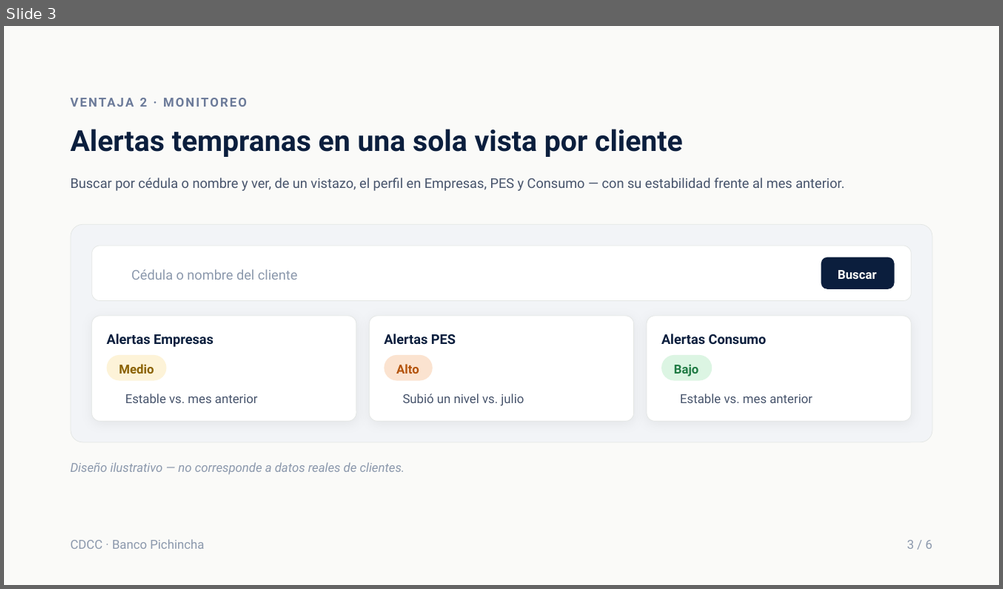
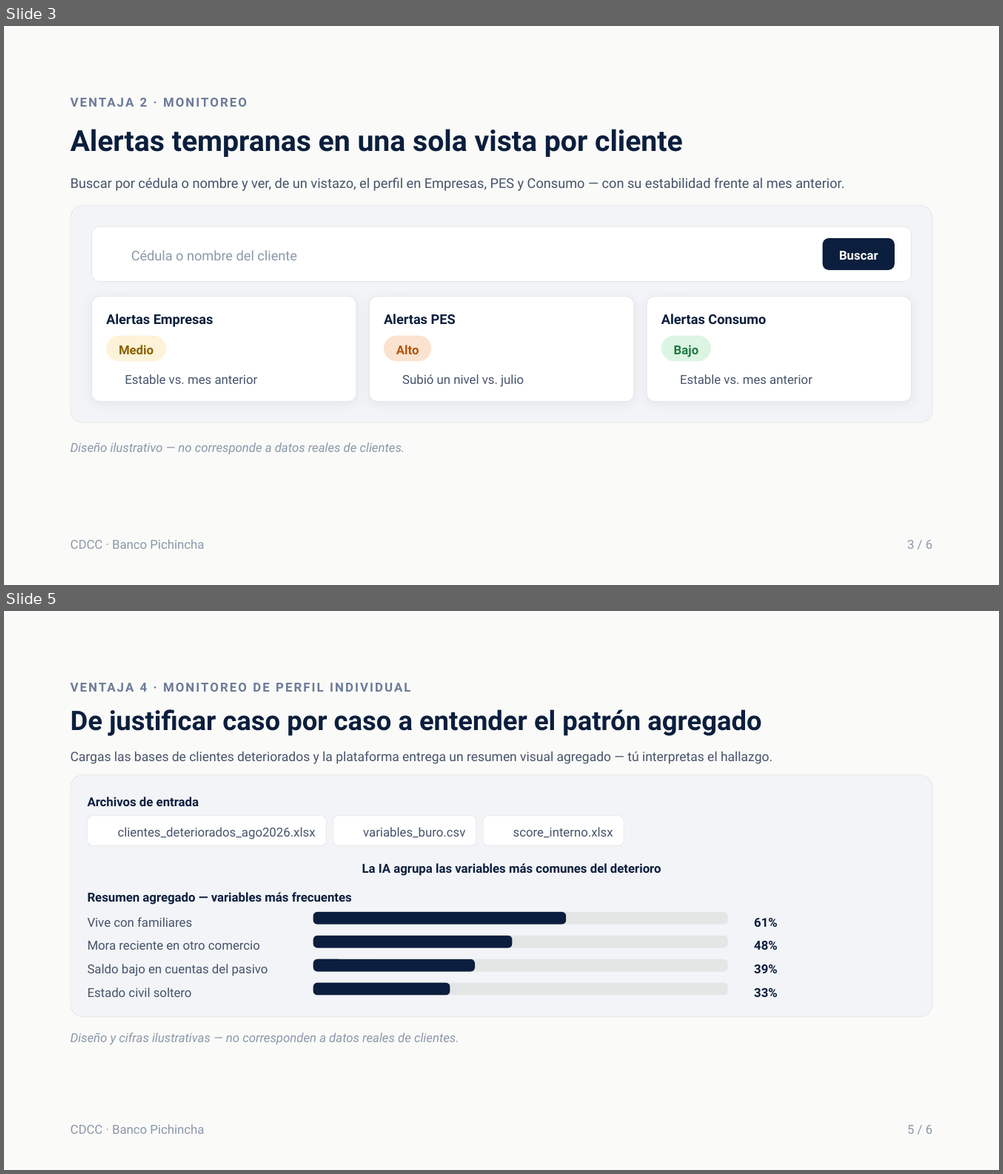
Before and after one commit to cdcarrion/cut_alrt_cons, a slide deck: IA en Nuestros Procesos — CDCC.pptx. Shown one above the other, each under a label of ours: slide 3 before the commit, slides 3 and 5 after it; the slides between them are not shown. The pictures are 1003x589 and 1003x1174 pixels, drawn with LibreOffice and Linux fonts; fonts in the diff are those of the drawing; background and template pictures are left out. Boxes give left, top, right and bottom in pixels: in the first picture for what was removed or moved away, otherwise in the second. Text is boxed around its words. In the diff, an @@ line names an element or a change of style, - is before the commit and + after.

```diff
--- a/IA en Nuestros Procesos — CDCC.pptx
+++ b/IA en Nuestros Procesos — CDCC.pptx
@@ slide 5 added at (x1=4, y1=611, x2=999, y2=1170), background #FAFAF8 @@
@@ text added at (x1=71, y1=683, x2=148, y2=731), 12 pt, text #6B7A99, bold @@
+VENTAJA 4 · MONITOREO DE PERFIL INDIVIDUAL
@@ text added at (x1=109, y1=709, x2=761, y2=736), 26 pt, text #0B1E3D, bold @@
+De justificar caso por caso a entender el patrón agregado
@@ text added at (x1=71, y1=751, x2=772, y2=764), 12.5 pt, text #46536B @@
+Cargas las bases de clientes deteriorados y la plataforma entrega un resumen visual agregado — tú interpretas el hallazgo.
@@ rounded rectangle added at (x1=71, y1=775, x2=932, y2=1017), fill #F2F4F7, outline #E3E6E4 0.5 pt @@
@@ text added at (x1=88, y1=797, x2=199, y2=806), 12 pt, text #0B1E3D, bold @@
+Archivos de entrada
@@ rounded rectangle added at (x1=88, y1=815, x2=327, y2=846), fill #FFFFFF, outline #E3E6E4 0.5 pt @@
@@ text added at (x1=118, y1=827, x2=316, y2=840), 12 pt, text #46536B @@
+clientes_deteriorados_ago2026.xlsx
@@ rounded rectangle added at (x1=333, y1=815, x2=476, y2=846), fill #FFFFFF, outline #E3E6E4 0.5 pt @@
@@ text added at (x1=363, y1=827, x2=465, y2=838), 12 pt, text #46536B @@
+variables_buro.csv
@@ rounded rectangle added at (x1=483, y1=815, x2=624, y2=846), fill #FFFFFF, outline #E3E6E4 0.5 pt @@
@@ text added at (x1=513, y1=827, x2=613, y2=838), 12 pt, text #46536B @@
+score_interno.xlsx
@@ text added at (x1=362, y1=863, x2=661, y2=876), 12 pt, text #0B1E3D, bold @@
+La IA agrupa las variables más comunes del deterioro
@@ text added at (x1=88, y1=892, x2=352, y2=905), 12 pt, text #0B1E3D, bold @@
+Resumen agregado — variables más frecuentes
@@ text added at (x1=88, y1=917, x2=192, y2=927), 12 pt, text #46536B @@
+Vive con familiares
@@ rounded rectangle added at (x1=313, y1=912, x2=728, y2=925), fill #E3E6E4 @@
@@ rounded rectangle added at (x1=313, y1=912, x2=566, y2=925), fill #0B1E3D @@
@@ text added at (x1=754, y1=918, x2=777, y2=927), 12 pt, text #0B1E3D, bold @@
+61%
@@ text added at (x1=88, y1=941, x2=260, y2=950), 12 pt, text #46536B @@
+Mora reciente en otro comercio
@@ rounded rectangle added at (x1=313, y1=936, x2=728, y2=948), fill #E3E6E4 @@
@@ rounded rectangle added at (x1=313, y1=936, x2=512, y2=948), fill #0B1E3D @@
@@ text added at (x1=754, y1=941, x2=777, y2=950), 12 pt, text #0B1E3D, bold @@
+48%
@@ text added at (x1=88, y1=964, x2=268, y2=977), 12 pt, text #46536B @@
+Saldo bajo en cuentas del pasivo
@@ rounded rectangle added at (x1=313, y1=960, x2=728, y2=972), fill #E3E6E4 @@
@@ rounded rectangle added at (x1=313, y1=960, x2=475, y2=972), fill #0B1E3D @@
@@ text added at (x1=754, y1=965, x2=777, y2=974), 12 pt, text #0B1E3D, bold @@
+39%
@@ text added at (x1=88, y1=988, x2=192, y2=997), 12 pt, text #46536B @@
+Estado civil soltero
@@ rounded rectangle added at (x1=313, y1=983, x2=728, y2=996), fill #E3E6E4 @@
@@ rounded rectangle added at (x1=313, y1=983, x2=449, y2=996), fill #0B1E3D @@
@@ text added at (x1=754, y1=988, x2=777, y2=997), 12 pt, text #0B1E3D, bold @@
+33%
@@ text added at (x1=71, y1=1033, x2=459, y2=1045), 12 pt, text #8B98AC, italic @@
+Diseño y cifras ilustrativas — no corresponden a datos reales de clientes.
@@ text added at (x1=71, y1=1125, x2=204, y2=1134), 12 pt, text #8B98AC @@
+CDCC · Banco Pichincha
@@ text added at (x1=907, y1=1125, x2=932, y2=1134), 12 pt, text #8B98AC @@
+5 / 6
@@ slide 3 changed as well @@
@@ rounded rectangle at (x1=92, y1=227, x2=911, y2=282): proportions changed @@
@@ text "Cédula o nombre del cliente" moved from (x1=131, y1=269, x2=298, y2=280) to (x1=131, y1=250, x2=297, y2=261) @@
@@ 11 texts, 9 rounded rectangles moved together from (x1=71, y1=224, x2=932, y2=474) to (x1=71, y1=206, x2=932, y2=454) @@
```
Also in this commit, not shown: 4 other slides changed, 1 slide removed.
